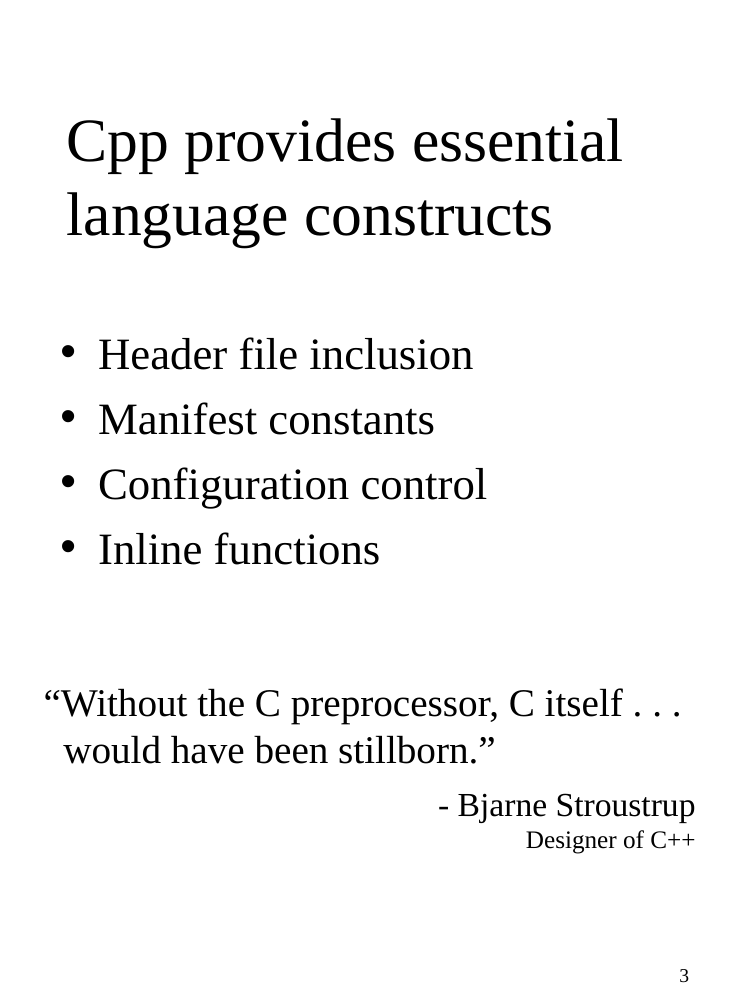
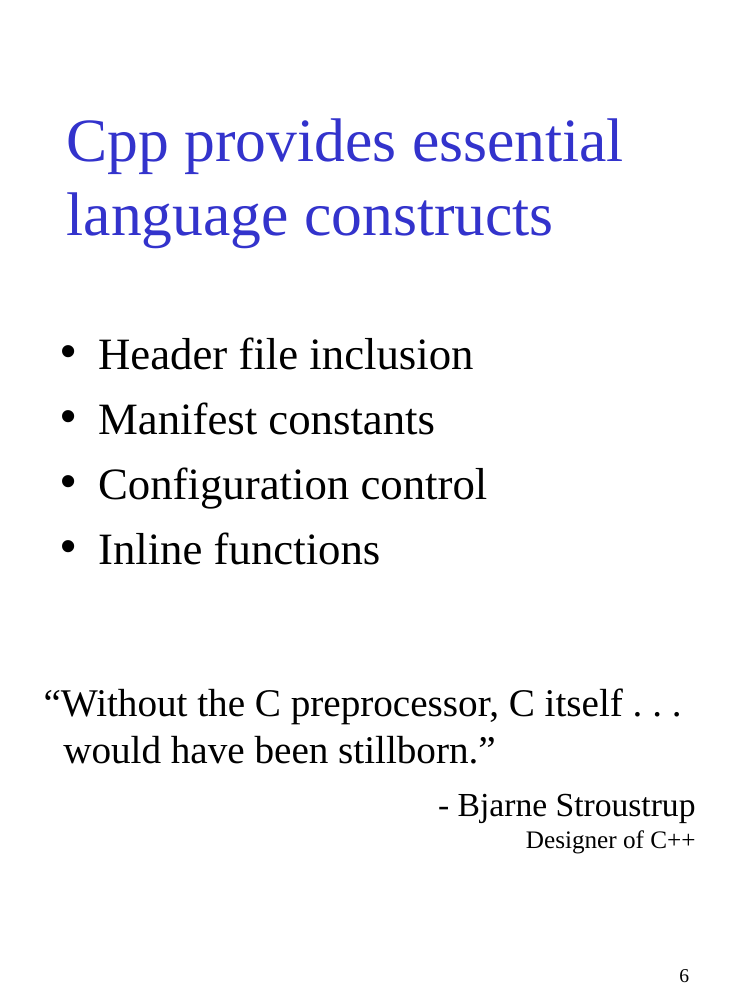
Before and after one commit to gjbadros/empirical_macros, a slide deck: slide 6 of cpp/paper/pcp3.ppt (slide 3 before the commit). Drawn at 756x1008 pixels with LibreOffice and Linux fonts; fonts in the diff are those of the drawing. Boxes give left, top, right and bottom in pixels: in the first picture for what was removed or moved away, otherwise in the second. Text is boxed around its words. In the diff, an @@ line names an element or a change of style, - is before the commit and + after.

```diff
--- a/cpp/paper/pcp3.ppt
+++ b/cpp/paper/pcp3.ppt
@@ title "Cpp provides essential language constructs" at (x1=67, y1=118, x2=624, y2=246): text colour #000000 to #3333CC @@
@@ page number at (x1=679, y1=969, x2=689, y2=983): text changed @@
-3
+6
```
Also in this commit, not shown: 30 other slides changed, 4 slides added, 5 slides removed.
